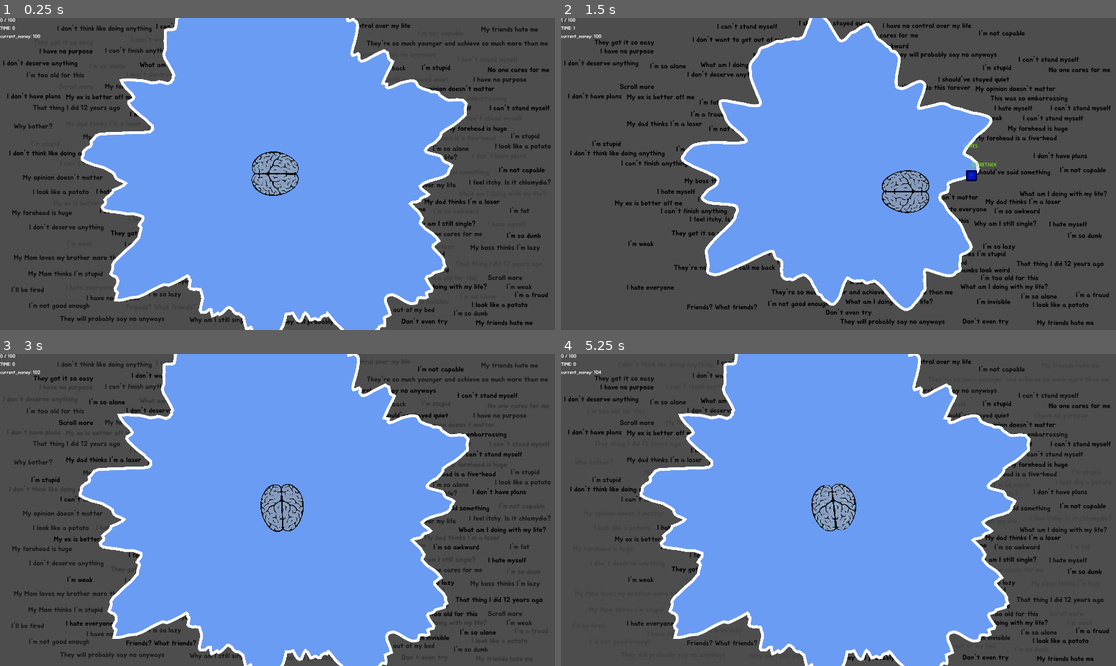
Above: before the commit, frames 1-4 (two rows, left to right).
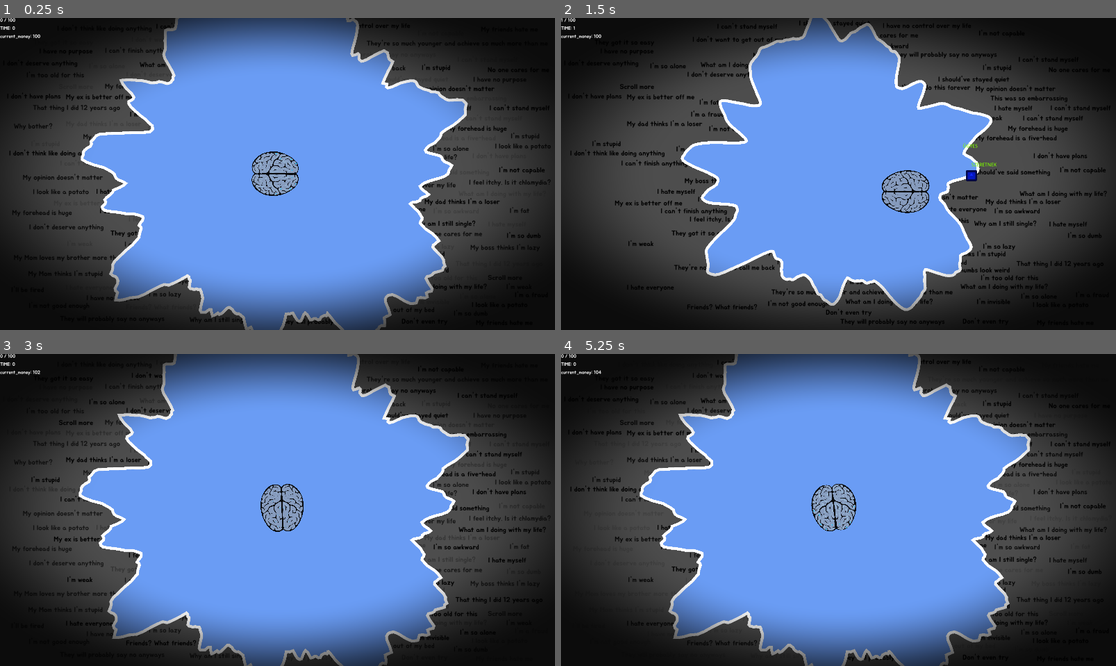
Above: after the commit, the same moments.

Repository: ekaktusz/bullet-hell-jam-7
Game: Godot game, scene res://Scenes/Map/Map.tscn
Same seed, same stepped clock (60 frames per second), same inputs: the game is played once before the commit and once after it. The engine's default icon, where the game draws it, is replaced by a stand-in: a white triangle on a blue panel in a dark square.
Inputs (mouse positions are in pixels of both pictures, inside the frame that each line leads up to):
- Up to frame 1 (0.25 s): no input
- Up to frame 2 (1.5 s): move the mouse to (960, 158) at 0.52 s; hold Right (ui_right) 0.53-1.28 s; click (960, 158) at 0.67 s; move the mouse to (727, 189) at 1.27 s; hold Down (ui_down) from 1.28 s (still down)
- Up to frame 3 (3 s): move the mouse to (333, 441) at 2.02 s; release Down (ui_down) at 2.03 s; hold Right (ui_right) 2.03-2.75 s; click "RESTART" at 2.75 s
- Up to frame 4 (5.25 s): move the mouse to (810, 572) at 3.52 s; hold Up (ui_up) 3.53-4.28 s; click (810, 572) at 3.67 s; move the mouse to (1005, 556) at 4.27 s; hold Left (ui_left) 4.28-5 s; click "RESTART" at 5 s

The runs differ from the first frame. In frame 1, 43% of the frame differs, in the area x 0-100%, y 0-100%; in frame 2, 40%; in frame 3, 44%; in frame 4, 44%.

Commit message:
small cam shake and vignette

Diff:
--- /dev/null
+++ b/Globals/global_shader_effect.gdshader
@@ -0,0 +1,34 @@
+shader_type canvas_item;
+
+uniform float radius : hint_range(0.0, 2.0) = 0.8;
+uniform float softness : hint_range(0.001, 1.0) = 0.3;
+uniform float strength : hint_range(0.0, 1.0) = 0.5;
+
+uniform float ellipse_x : hint_range(0.1, 3.0) = 1.0;
+uniform float ellipse_y : hint_range(0.1, 3.0) = 1.3;
+
+uniform vec4 vignette_color : source_color =
+    vec4(0.0, 0.0, 0.0, 1.0);
+
+void fragment() {
+    vec2 uv = UV;
+
+    vec2 centered = uv * 2.0 - 1.0;
+
+    // Aspect ratio correction
+    centered.x *= SCREEN_PIXEL_SIZE.y / SCREEN_PIXEL_SIZE.x;
+
+    // Ellipse scaling
+    centered.x /= ellipse_x;
+    centered.y /= ellipse_y;
+
+    float dist = length(centered);
+
+    float vignette =
+        smoothstep(radius - softness, radius, dist);
+
+    vec4 color = vignette_color;
+    color.a *= vignette * strength;
+
+    COLOR = color;
+}
--- /dev/null
+++ b/Globals/global_shader_effect.tscn
@@ -0,0 +1,22 @@
+[gd_scene format=3 uid="uid://cchhfbgm5cdrr"]
+
+[ext_resource type="Shader" uid="uid://cynprrp8pdwn3" path="res://Globals/global_shader_effect.gdshader" id="1_useb7"]
+
+[sub_resource type="ShaderMaterial" id="ShaderMaterial_nugmo"]
+shader = ExtResource("1_useb7")
+shader_parameter/radius = 0.910000043225
+shader_parameter/softness = 0.4310000204725
+shader_parameter/strength = 0.8370000397575
+shader_parameter/ellipse_x = 2.44100011268762
+shader_parameter/ellipse_y = 1.3
+shader_parameter/vignette_color = Color(0, 0, 0, 1)
+
+[node name="GlobalShaderEffect" type="CanvasLayer" unique_id=417315655]
+
+[node name="ColorRect" type="ColorRect" parent="." unique_id=531495866]
+material = SubResource("ShaderMaterial_nugmo")
+anchors_preset = 15
+anchor_right = 1.0
+anchor_bottom = 1.0
+grow_horizontal = 2
+grow_vertical = 2
--- a/Scenes/Map/Map.tscn
+++ b/Scenes/Map/Map.tscn
@@ -7,6 +7,7 @@
 [ext_resource type="PackedScene" uid="uid://drjbxrwgj3lo3" path="res://Scenes/SkillTree/skill_tree.tscn" id="4_yju8x"]
 [ext_resource type="Script" uid="uid://d1wpp081r8n1c" path="res://Scenes/Map/ui_canvas_layer.gd" id="5_lats3"]
 [ext_resource type="Theme" uid="uid://bkb6212lj7nmj" path="res://default_theme.tres" id="7_eo4jh"]
+[ext_resource type="Script" path="res://Scenes/Map/camera.gd" id="8_ym3jq"]
 
 [node name="Map" type="Node2D" unique_id=63672224]
 script = ExtResource("1_jolfa")
@@ -25,6 +26,7 @@
 script = ExtResource("3_tuo0m")
 
 [node name="Camera2D" type="Camera2D" parent="." unique_id=2071232349]
+script = ExtResource("8_ym3jq")
 
 [node name="UICanvasLayer" type="CanvasLayer" parent="." unique_id=975789396]
 process_mode = 3
--- /dev/null
+++ b/Scenes/Map/camera.gd
@@ -0,0 +1,18 @@
+extends Camera2D
+
+var shake_duration := 0.0
+var shake_intensity := 0.0
+
+func shake(duration: float, intensity: float) -> void:
+	shake_duration = duration
+	shake_intensity = intensity
+
+func _process(delta: float) -> void:
+	if shake_duration > 0:
+		shake_duration -= delta
+		offset = Vector2(
+			randf_range(-shake_intensity, shake_intensity),
+			randf_range(-shake_intensity, shake_intensity)
+		)
+	else:
+		offset = Vector2.ZERO
--- a/Scenes/Map/map.gd
+++ b/Scenes/Map/map.gd
@@ -7,6 +7,7 @@
 @onready var thoughts: Node2D = $Thoughts
 @onready var skill_tree: Control = $UICanvasLayer/SkillMenu/SkillTree
 @onready var skill_menu: Control = $UICanvasLayer/SkillMenu
+@onready var camera: Camera2D = $Camera2D
 
 
 const THOUGHT = preload("uid://bh5ungrieylu3")
@@ -161,6 +162,7 @@
 
 func spawn_bad_thought(thought_position: Vector2) -> void:
 	spawn_thought(thought_position, false)
+	camera.shake(0.15, 4.0)
 
 
 func spawn_thought(thought_position: Vector2, is_good: bool) -> void:
--- a/Scenes/SkillTree/skill_line.gd
+++ b/Scenes/SkillTree/skill_line.gd
@@ -1,6 +1,7 @@
 extends Line2D
 
 @export var skill_to: String = "fast_bullets"
+@export var skill_from: String = "fast_bullets"
 
 # Called when the node enters the scene tree for the first time.
 func _ready() -> void:
--- a/Scenes/SkillTree/skill_tree.tscn
+++ b/Scenes/SkillTree/skill_tree.tscn
@@ -53,16 +53,19 @@
 
 [node name="FastBulletsLine" parent="Lines" unique_id=548036240 instance=ExtResource("3_ht7cp")]
 position = Vector2(107, 69)
+skill_from = "max_bullet"
 
 [node name="HeavyBulletsLine" parent="Lines" unique_id=377900794 instance=ExtResource("3_ht7cp")]
 position = Vector2(107, 69)
 points = PackedVector2Array(278, 541, 436, 774)
 skill_to = "heavy_bullets"
+skill_from = "max_bullet"
 
 [node name="SplitShotLine" parent="Lines" unique_id=914790881 instance=ExtResource("3_ht7cp")]
 position = Vector2(107, 69)
 points = PackedVector2Array(278, 541, 277, 318)
 skill_to = "split_shot"
+skill_from = "heavy_bullets"
 
 [node name="GhostShotLine" parent="Lines" unique_id=1686630892 instance=ExtResource("3_ht7cp")]
 position = Vector2(422, 64)
@@ -73,11 +76,13 @@
 position = Vector2(405, -160)
 points = PackedVector2Array(292, 536, 139, 315)
 skill_to = "bullet_size"
+skill_from = "ghost_shot"
 
 [node name="FastBulletsLine6" parent="Lines" unique_id=2046200679 instance=ExtResource("3_ht7cp")]
 position = Vector2(405, -160)
 points = PackedVector2Array(-20, 527, 139, 315)
 skill_to = "bullet_size"
+skill_from = "split_shot"
 
 [node name="LinesRight" type="Node2D" parent="." unique_id=1276780371]
 position = Vector2(913, 4)
--- a/project.godot
+++ b/project.godot
@@ -30,6 +30,7 @@
 GameEvents="*res://Globals/game_events.gd"
 SkillDatabase="*uid://cj06nus6aejf4"
 CommonGlobals="*uid://diqqpijn27qat"
+GlobalShaderEffect="*uid://cchhfbgm5cdrr"
 
 [display]
 
Not shown, added: Globals/global_shader_effect.gdshader.uid
Not shown, added: Scenes/Map/camera.gd.uid
